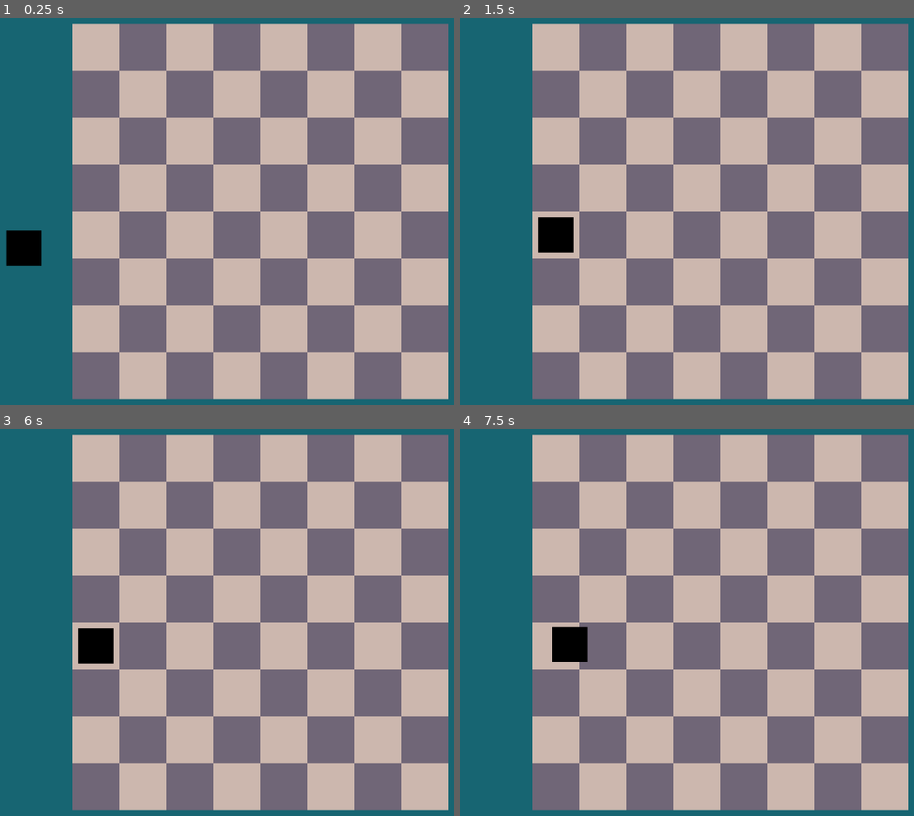
Above: before the commit, frames 1-4 (two rows, left to right).
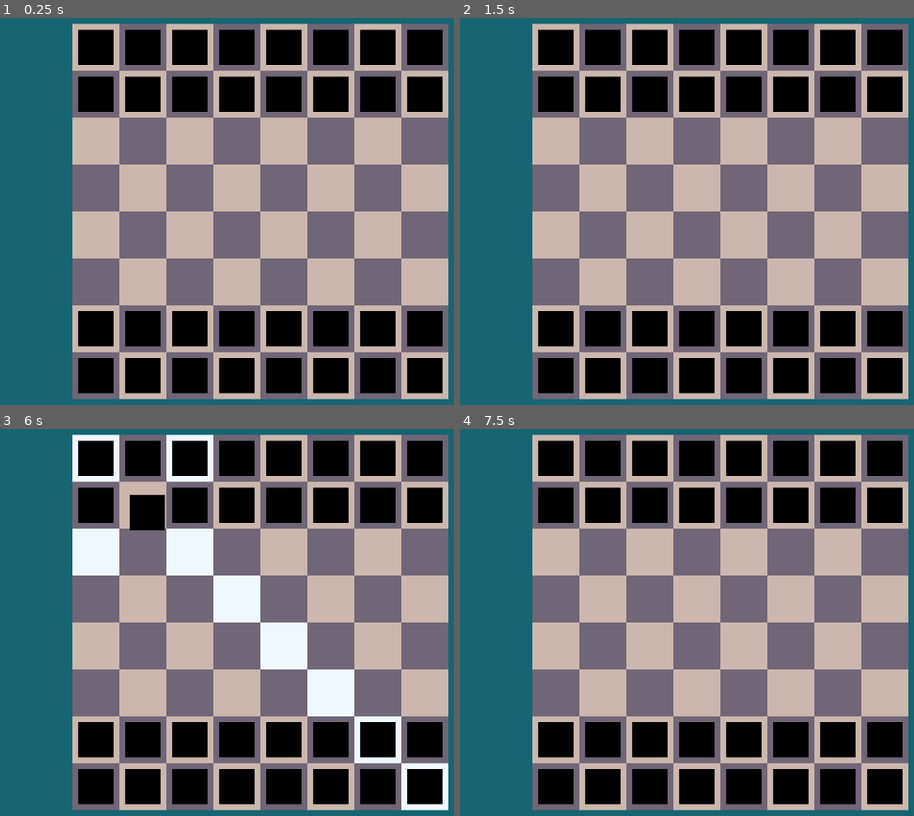
Above: after the commit, the same moments.

Repository: Maybells/godot-zone-framework
Game: Godot game, scene res://Examples/Chess/chess.tscn
Two runs of this game, one before a commit and one after it. Both use one fixed random seed, a clock stepped at 60 frames per second and the inputs below.
Inputs (mouse positions are in pixels of both pictures, inside the frame that each line leads up to):
- Up to frame 1 (0.25 s): no input
- Up to frame 2 (1.5 s): tap Enter at 0.5 s; move the mouse to (482, 246) at 0.52 s; click (482, 246) at 0.67 s; tap Space at 1.25 s; move the mouse to (568, 234) at 1.27 s; click (568, 234) at 1.42 s
- Up to frame 3 (6 s): tap Enter at 2, 3.5 s; move the mouse to (335, 525) at 2.02 s; click (335, 525) at 2.17 s; tap Space at 2.75, 4.25 s; move the mouse to (222, 711) at 2.77 s; click (222, 711) at 2.92 s; move the mouse to (outside the picture) at 3.52 s; click (outside the picture) at 3.67 s; move the mouse to (36, 556) at 4.27 s; click (36, 556) at 4.42 s; move the mouse to (299, 622) at 5.02 s; click (299, 622) at 5.17 s; move the mouse to (149, 514) at 5.77 s; click (149, 514) at 5.92 s
- Up to frame 4 (7.5 s): move the mouse to (886, 599) at 6.52 s; click (886, 599) at 6.67 s; move the mouse to (568, 645) at 7.27 s; click (568, 645) at 7.42 s

The runs differ from the first frame. In frame 1, 24% of the frame differs, in the area x 1-98%, y 2-98%; in frame 2, 24%; in frame 3, 32%, in the area x 15-99%, y 1-99%; in frame 4, 24%.

Commit message:
Added multiple pieces

Diff:
--- a/Examples/Chess/chess.gd
+++ b/Examples/Chess/chess.gd
@@ -8,19 +8,25 @@
 
 # Generates the grid of chess tiles
 func _ready():
-	var p = piece.instance()
-	p.game = game
-	p.position = Vector2(190, 350)
-	add_child(p)
-
 	var index = 0
 	for point in $Grid.points:
 		var t = tile.instance()
 		t.id = index
+		t.game = game
 		t.position = $Grid.position + point
 		var rank = index % 8
 		var file = index / 8
 		t.is_white = (rank + file) % 2 == 0
 		add_child(t)
 
+		if file <= 1 or file >= 6:
+			var p = piece.instance()
+			p.game = game
+			t.piece_added(p)
+			add_child(p)
+
 		index += 1
+
+
+func _process(delta):
+	game.tick()
--- a/Examples/Chess/chess_logic.gd
+++ b/Examples/Chess/chess_logic.gd
@@ -8,6 +8,8 @@
 var rook = MovePattern.new("R", MovePattern.ROTATE, -1)
 var knight = MovePattern.new("2RU", MovePattern.ROTATE_MIRROR)
 
+var move_possibilies = PoolVector2Array()
+
 
 func is_move_valid(piece, start, end):
 	if end:
@@ -15,7 +17,7 @@
 			var position = grid.convert_1d_to_2d(start.id)
 			var possible = grid.get_pattern_results(position, bishop)
 			var aim = grid.convert_1d_to_2d(end.id)
-			if aim in possible:
+			if aim in possible and end.can_accept_piece(piece):
 				return true
 			return false
 		else:
@@ -23,11 +25,22 @@
 	else:
 		return false
 
+
 func move_piece(piece, to):
-	if to == piece.origin_zone:
-		to.piece_added(piece)
-		emit_signal("piece_moved", piece, to)
-	else:
-		piece.origin_zone = to
-		to.piece_added(piece)
-		emit_signal("piece_moved", piece, to)
+	.move_piece(piece, to)
+
+
+func focus_piece(piece):
+	var position = grid.convert_1d_to_2d(piece.origin_zone.id)
+	move_possibilies = grid.get_pattern_results(position, bishop)
+	.focus_piece(piece)
+
+
+func unfocus_piece(piece):
+	move_possibilies = PoolVector2Array()
+	.unfocus_piece(piece)
+
+
+func is_valid_endpoint(zone):
+	var position = grid.convert_1d_to_2d(zone.id)
+	return position in move_possibilies
--- a/Examples/Chess/piece.gd
+++ b/Examples/Chess/piece.gd
@@ -28,17 +28,22 @@
 func _on_input_event(viewport, event, shape_idx):
 	if event is InputEventMouseButton:
 		if event.button_index == BUTTON_LEFT and event.pressed:
-			if not holding:
+			if not holding and not game.has_focus() and not game.just_unfocused():
 				_pick_up()
-			else:
+			elif game.is_focused(self):
 				_put_down()
 
 
 func _pick_up():
-	holding = true
+	if not game.has_focus():
+		z_index += 1
+		game.focus_piece(self)
+		holding = true
 
 
 func _put_down():
+	z_index -= 1
+	game.unfocus_piece(self)
 	if game.is_move_valid(self, origin_zone, overlap_zone):
 		holding = false
 		game.move_piece(self, overlap_zone)
--- a/Examples/Chess/piece.tscn
+++ b/Examples/Chess/piece.tscn
@@ -6,7 +6,7 @@
 [sub_resource type="RectangleShape2D" id=1]
 extents = Vector2( 24, 24 )
 
-[node name="Piece" index="0" instance=ExtResource( 1 )]
+[node name="Piece" instance=ExtResource( 1 )]
 z_index = 1
 script = ExtResource( 2 )
 
--- a/Examples/Chess/tile.gd
+++ b/Examples/Chess/tile.gd
@@ -1,12 +1,16 @@
 extends "res://src/Zone/zone.gd"
 
-export (Color) var white = Color(204, 183, 174)
-export (Color) var black = Color(112, 102, 119)
+export (Color) var white = Color.beige
+export (Color) var black = Color.burlywood
+export (Color) var highlighted = Color.aliceblue
 var is_white = true
 var color
 
 
 func _ready():
+	game.connect("piece_focused", self, "_on_piece_focus")
+	game.connect("piece_unfocused", self, "_on_piece_focus")
+
 	if is_white:
 		color = white
 	else:
@@ -14,8 +18,25 @@
 
 
 func _draw():
-	draw_rect(Rect2($Corner.position, Vector2(64, 64)), color)
+	var rect = Rect2($Corner.position, Vector2(64, 64))
+	if game.is_valid_endpoint(self):
+		draw_rect(rect, highlighted)
+	else:
+		draw_rect(rect, color)
+
+
+func can_accept_piece(piece):
+	return pieces.empty()
 
 
 func piece_added(piece, location = null):
+	.piece_added(piece, location)
 	piece.position = position
+
+
+func piece_removed(piece):
+	.piece_removed(piece)
+
+
+func _on_piece_focus():
+	update()
--- a/src/GameLogic/base.gd
+++ b/src/GameLogic/base.gd
@@ -1,14 +1,55 @@
 signal game_reset
 signal game_initialized
 signal piece_moved(piece, to)
+signal piece_focused
+signal piece_unfocused
+
+
+var focused_pieces = Array()
+var just_unfocused = false
+
+
+func tick():
+	just_unfocused = false
 
 
 # Returns true if the game logic allows piece to go from start to end
 func is_move_valid(piece, start, end):
 	return false
 
+
 # Moves piece to the given zone
 func move_piece(piece, to):
+	piece.origin_zone.piece_removed(piece)
 	piece.origin_zone = to
 	to.piece_added(piece)
 	emit_signal("piece_moved", piece, to)
+
+
+func has_focus():
+	return not focused_pieces.empty()
+
+
+func is_focused(piece):
+	return piece in focused_pieces
+
+
+func just_unfocused():
+	return just_unfocused
+
+
+func focus_piece(piece):
+	focused_pieces.append(piece)
+	emit_signal("piece_focused")
+
+
+func unfocus_piece(piece):
+	just_unfocused = true
+	focused_pieces.erase(piece)
+	emit_signal("piece_unfocused")
+
+
+func unfocus_all():
+	just_unfocused = true
+	focused_pieces = Array()
+	emit_signal("piece_unfocused")
--- a/src/Piece/piece.gd
+++ b/src/Piece/piece.gd
@@ -5,10 +5,13 @@
 var overlap_zone
 var id
 var game
+var last_position
 
 
 func _process(delta):
-	overlap_zone = _get_overlap()
+	if position != last_position:
+		last_position = position
+		overlap_zone = _get_overlap()
 
 
 # Returns first overlapping zone. If no zones are in range returns null
@@ -19,6 +22,7 @@
 			return over
 		else:
 			$ZoneDetector.add_exception(over)
+			$ZoneDetector.force_raycast_update()
 			return _get_overlap()
 	else:
 		return null
--- a/src/Zone/zone.gd
+++ b/src/Zone/zone.gd
@@ -2,15 +2,23 @@
 
 
 var id
+var game
+
+var pieces = Array()
 
 
 func _ready():
 	pass
 
 
-func piece_added(piece, location = null):
-	pass
+func can_accept_piece(piece):
+	return true
 
 
-func piece_removed():
-	pass
+func piece_added(piece, location = null):
+	piece.origin_zone = self
+	pieces.append(piece)
+
+
+func piece_removed(piece):
+	pieces.erase(piece)
